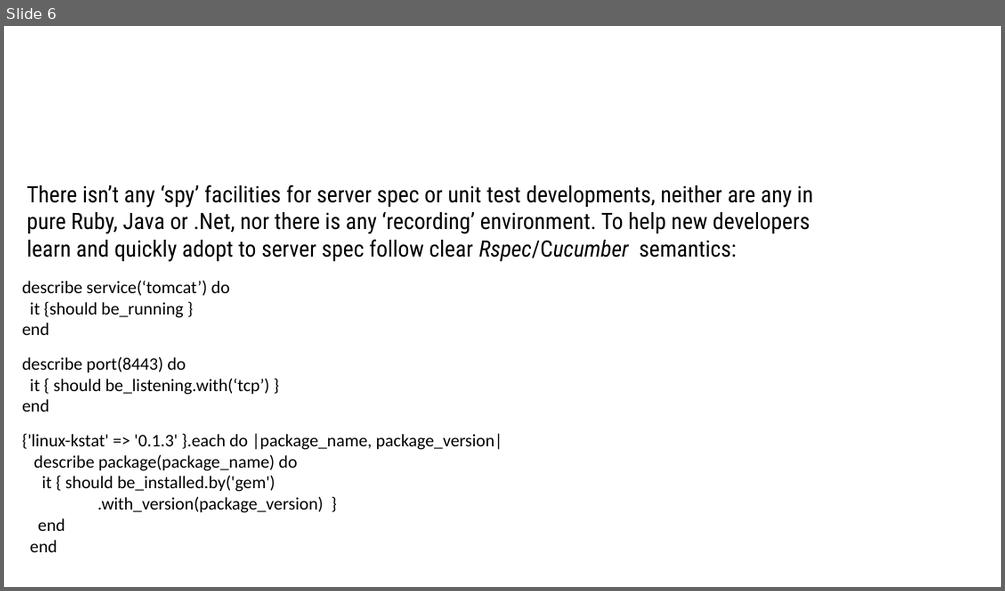
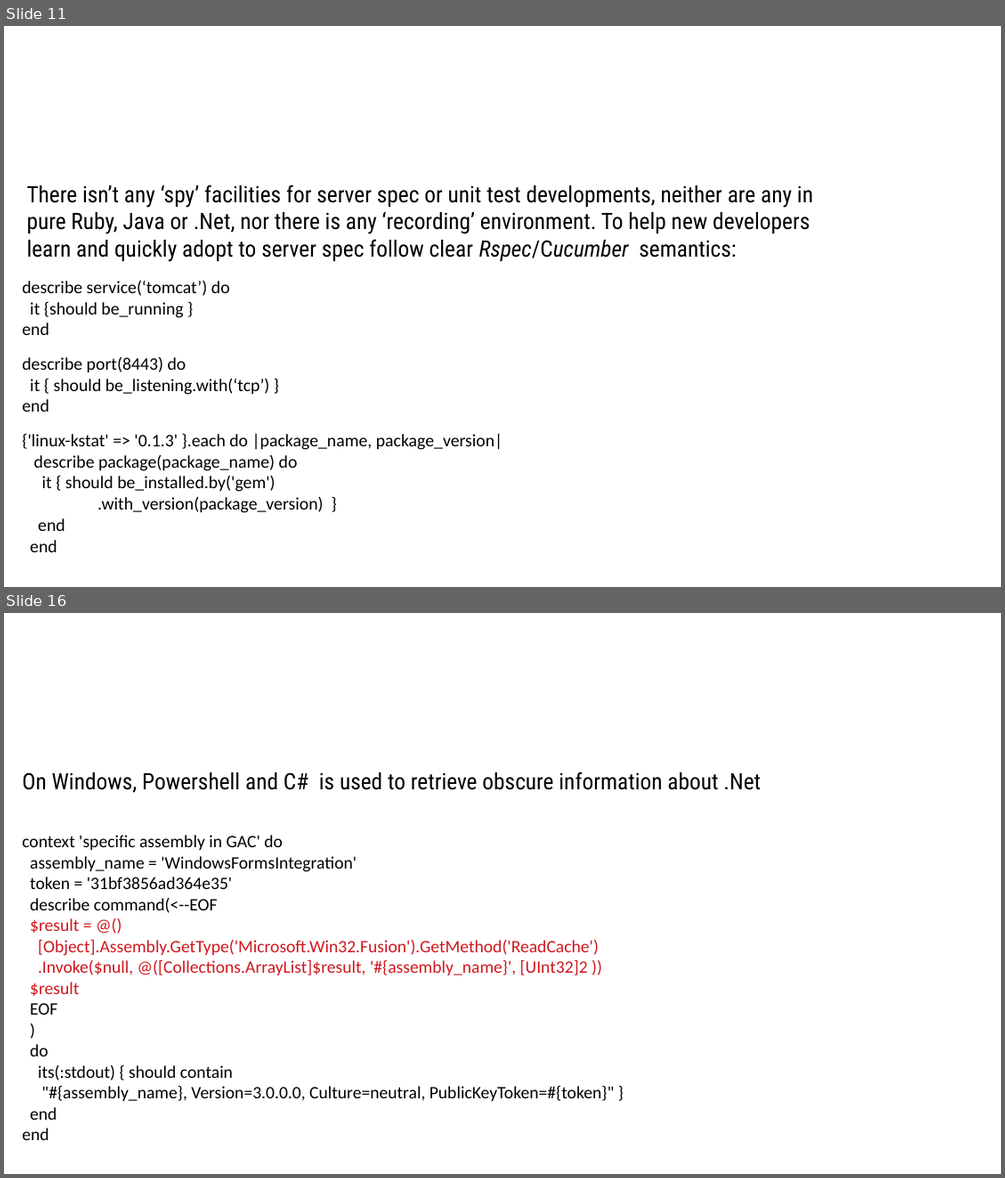
Before and after one commit to sergueik/uru_serverspec, a slide deck: Serverspec Integration in Cloud Provision.odp. Shown one above the other, each under a label of ours: slide 6 before the commit, slides 11 and 16 after it; the slides between them are not shown. The pictures are 1005x591 and 1005x1178 pixels, drawn with LibreOffice and Linux fonts; fonts in the diff are those of the drawing; background and template pictures are left out. Boxes give left, top, right and bottom in pixels: in the first picture for what was removed or moved away, otherwise in the second. Text is boxed around its words. In the diff, an @@ line names an element or a change of style, - is before the commit and + after.

```diff
--- a/Serverspec Integration in Cloud Provision.odp
+++ b/Serverspec Integration in Cloud Provision.odp
@@ slide 16 added at <box>4,613,1001,1174</box>, background #FFFFFF @@
@@ text added at <box>22,771,760,793</box>, 18 pt, text #000000 @@
+On Windows, Powershell and C# is used to retrieve obscure information about .Net
@@ text added at <box>22,835,615,1140</box>, 13.9 pt, text #000000 @@
+context 'specific assembly in GAC' do
+assembly_name = 'WindowsFormsIntegration'
+token = '31bf3856ad364e35'
+describe command(<--EOF
+$result = @()
+[Object].Assembly.GetType('Microsoft.Win32.Fusion').GetMethod('ReadCache')
+.Invoke($null, @([Collections.ArrayList]$result, '#{assembly_name}', [UInt32]2 ))
+$result
+EOF
+)
+do
+its(:stdout) { should contain
+"#{assembly_name}, Version=3.0.0.0, Culture=neutral, PublicKeyToken=#{token}" }
+end
+end
@@ what was slide 6 is now slide 11 @@
```
Also in this commit, not shown: 7 slides changed, 10 other slides added, 2 slides removed, 1 other file.
